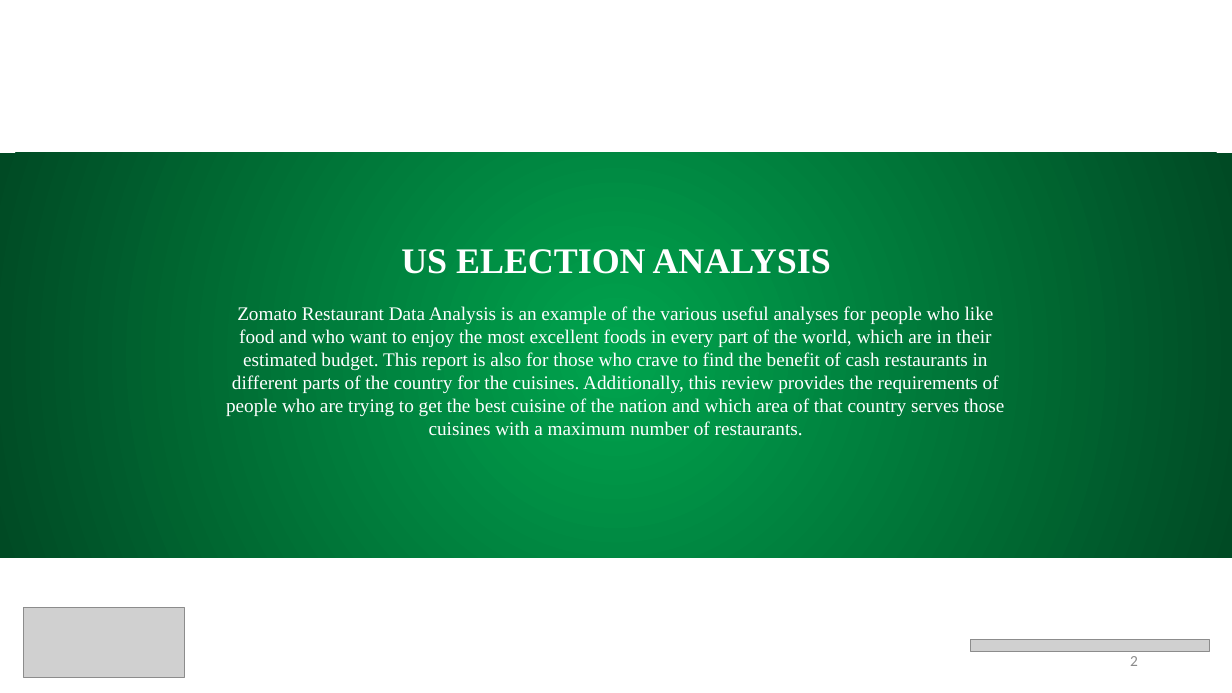
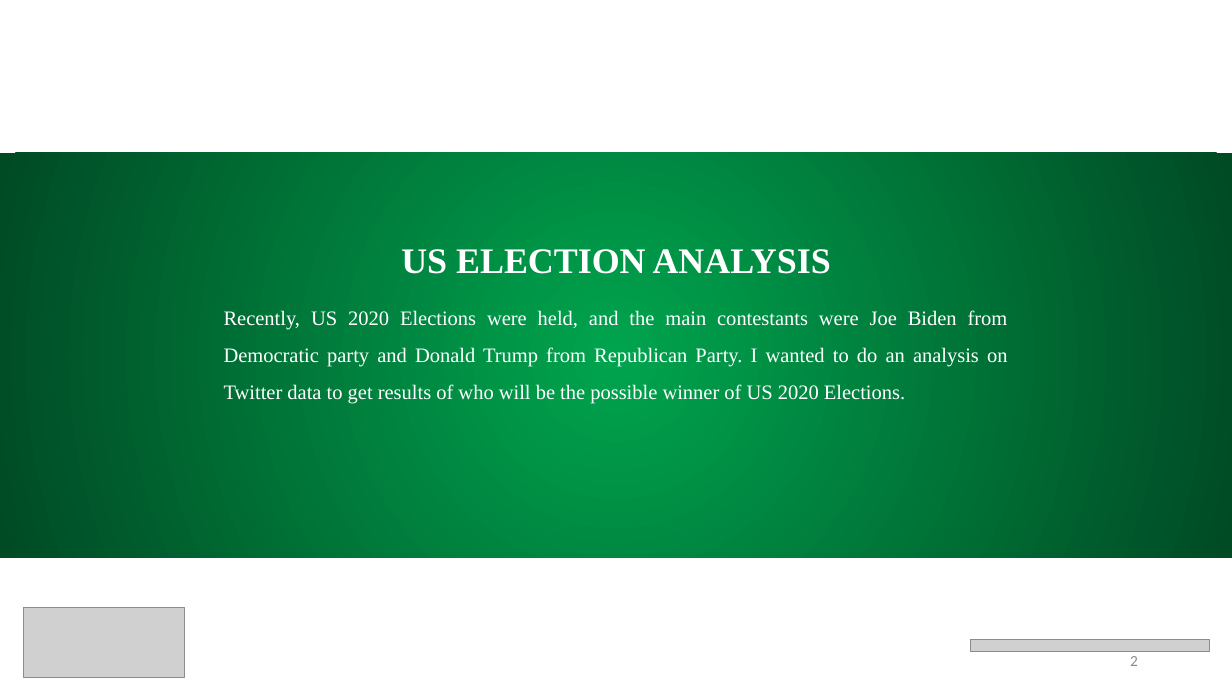
Before and after one commit to prithvikolla/Data-Visualization, a slide deck: slide 2 of Data-Visualization/Final Project/Kolla_FinalProject.pptx. Drawn at 1232x693 pixels with LibreOffice and Linux fonts; fonts in the diff are those of the drawing; grey boxes stand for pictures. Boxes give left, top, right and bottom in pixels: in the first picture for what was removed or moved away, otherwise in the second. Text is boxed around its words. In the diff, an @@ line names an element or a change of style, - is before the commit and + after.

```diff
--- a/Data-Visualization/Final Project/Kolla_FinalProject.pptx
+++ b/Data-Visualization/Final Project/Kolla_FinalProject.pptx
@@ text at bbox=[224, 310, 1008, 404]: text changed; size 15 to 16 pt @@
-Zomato Restaurant Data Analysis is an example of the various useful analyses for people who like food and who want to enjoy the most excellent foods in every part of the world, which are in their estimated budget. This report is also for those who crave to find the benefit of cash restaurants in different parts of the country for the cuisines. Additionally, this review provides the requirements of people who are trying to get the best cuisine of the nation and which area of that country serves those cuisines with a maximum number of restaurants.
+Recently, US 2020 Elections were held, and the main contestants were Joe Biden from Democratic party and Donald Trump from Republican Party. I wanted to do an analysis on Twitter data to get results of who will be the possible winner of US 2020 Elections.
```
Also in this commit, not shown: 2 other files.
